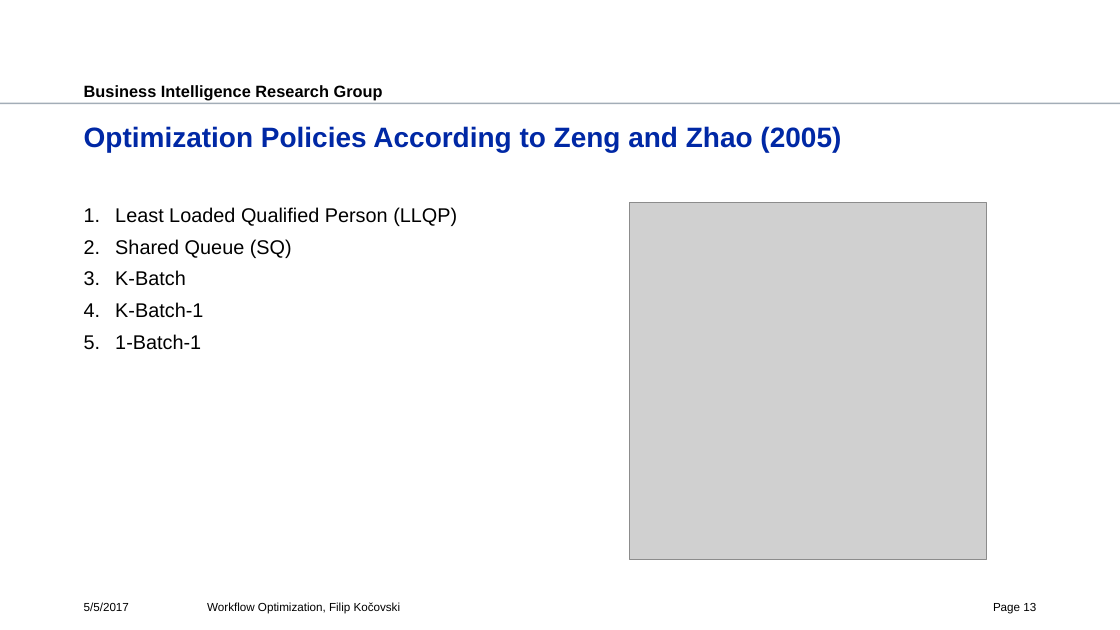
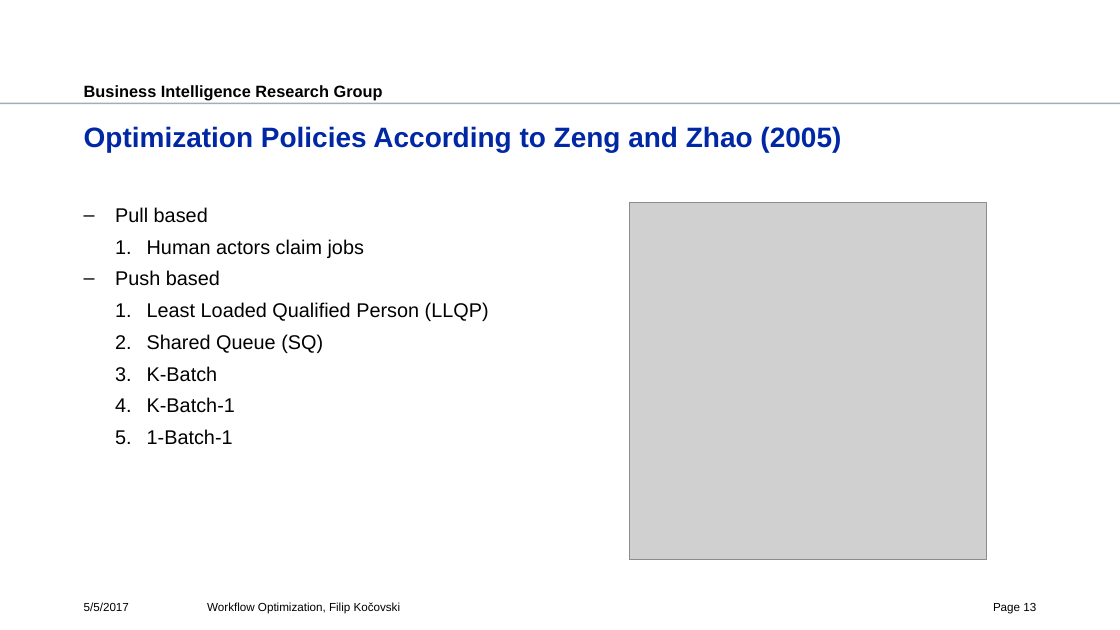
Before and after one commit to fkocovski/mt_presentation, a slide deck: slide 13 of Workflow Optimization.pptx. Drawn at 1120x630 pixels with LibreOffice and Linux fonts; fonts in the diff are those of the drawing; grey boxes stand for pictures; background and template pictures are left out. Boxes give left, top, right and bottom in pixels: in the first picture for what was removed or moved away, otherwise in the second. Text is boxed around its words. In the diff, an @@ line names an element or a change of style, - is before the commit and + after.

```diff
--- a/Workflow Optimization.pptx
+++ b/Workflow Optimization.pptx
@@ text at (115,207,364,286): paragraphs added @@
+– Pull based
+  1. Human actors claim jobs
+– Push based
@@ text at (147,302,489,445): list level 1 to 2 in "Least Loaded Qualified Person (LLQP)"; list level 1 to 2 in "Shared Queue (SQ)"; list level 1 to 2 in "K-Batch"; list level 1 to 2 in "K-Batch-1"; list level 1 to 2 in "1-Batch-1" @@
```
Also in this commit, not shown: 3 other slides changed, 1 slide added.
